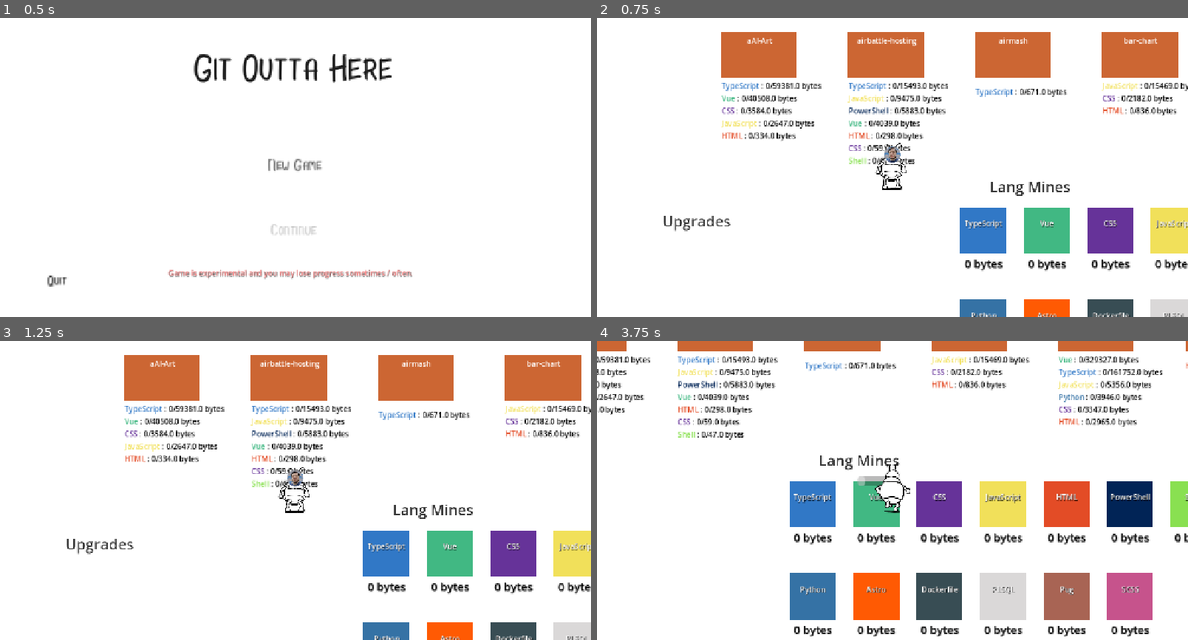
Above: before the commit, frames 1-4 (two rows, left to right).
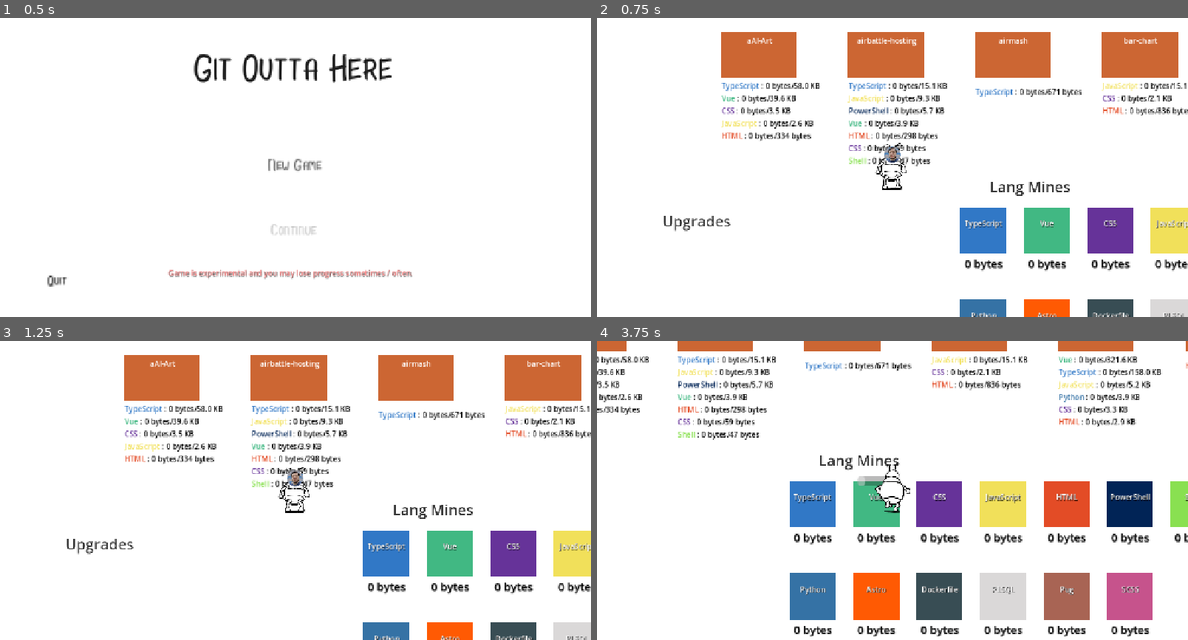
Above: after the commit, the same moments.

Repository: parsehex/git-outta-here
Game: Godot game, scene res://scenes/levels/Intro.tscn
Same seed, same stepped clock (60 frames per second), same inputs: the game is played once before the commit and once after it.
Inputs:
- Up to frame 1 (0.5 s): no input
- Up to frame 2 (0.75 s): click "New Game" at 0.5 s
- Up to frame 3 (1.25 s): no input
- Up to frame 4 (3.75 s): tap Enter at 1.25 s; hold Right (move_right) 1.28-2.03 s; tap Ctrl (attack) at 1.35 s; hold Down (move_down) 2.03-2.78 s; tap E (interact) at 2.1 s; hold Right (move_right) 2.78-3.53 s; tap Space (roll) at 2.85 s; hold Up (move_up) from 3.53 s (still down); tap Shift (run) at 3.6 s

Frame 1 is identical in both runs. In frame 2, 2.1% of the frame differs, in the area x 25-100%, y 21-50%; in frame 3, 2.2%; in frame 4, 3.0%, in the area x 0-96%, y 5-34%.

Commit message:
format bytes

Diff:
--- a/scenes/misc/Mine.gd
+++ b/scenes/misc/Mine.gd
@@ -98,7 +98,7 @@
 func _update_labels():
 	if count_label and language_name != "":
 		var current_count = Inventory.get_item(language_name)
-		count_label.text = str(current_count) + " bytes"
+		count_label.text = Globals.format_bytes(current_count)
 
 	if accumulation_rate_label and language_name != "" and current_accumulation_rate > 0:
 		accumulation_rate_label.text = "Rate: " + "%.2f" % current_accumulation_rate + " b/s"
--- a/scenes/misc/Repository.gd
+++ b/scenes/misc/Repository.gd
@@ -80,7 +80,7 @@
 
 		# Black rest of the text label
 		var rest_label = Label.new()
-		rest_label.text = ": " + str(current) + "/" + str(required) + " bytes"
+		rest_label.text = ": " + Globals.format_bytes(current) + "/" + Globals.format_bytes(required)
 		rest_label.modulate = Color(0, 0, 0, 1)
 		hbox.add_child(rest_label)
 
--- a/scenes/misc/Stats.gd
+++ b/scenes/misc/Stats.gd
@@ -57,7 +57,7 @@
 	else:
 		languages.sort()
 		for lang in languages:
-			text += "%s: %s bytes\n" % [lang, inventory[lang]]
+			text += "%s: %s\n" % [lang, Globals.format_bytes(inventory[lang])]
 	_update_inventory_details(text)
 	pass
 
--- a/singletons/Globals.gd
+++ b/singletons/Globals.gd
@@ -8,6 +8,23 @@
 var lang_colors: Dictionary = {}
 var mine_accumulation_rates: Dictionary = {} # Stores accumulation rates for each language mine
 var pending_repository_data = null
+
+func format_bytes(bytes: float) -> String:
+	if bytes == 0:
+		return "0 bytes"
+
+	var units = ["bytes", "KB", "MB", "GB", "TB"]
+	var unit_index = 0
+	var value = bytes
+
+	while value >= 1024 and unit_index < units.size() - 1:
+		value /= 1024.0
+		unit_index += 1
+
+	if unit_index == 0:
+		return str(int(bytes)) + " " + units[unit_index]
+	else:
+		return "%.1f %s" % [value, units[unit_index]]
 
 func _ready():
 	RenderingServer.set_default_clear_color(Color.WHITE)
